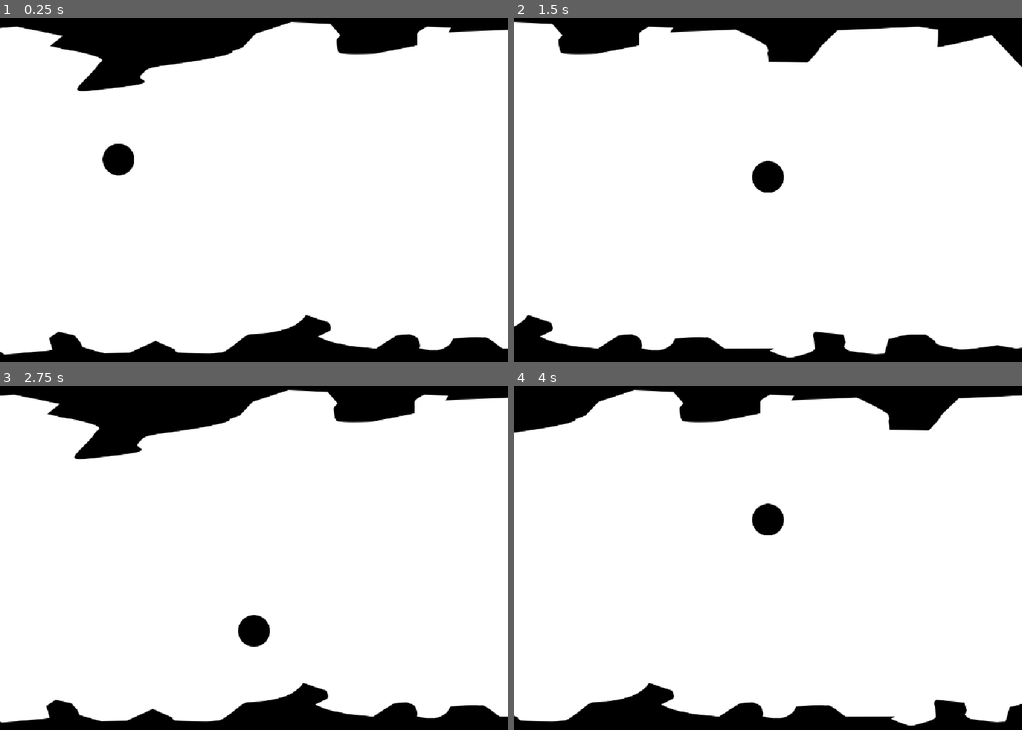
Above: before the commit, frames 1-4 (two rows, left to right).
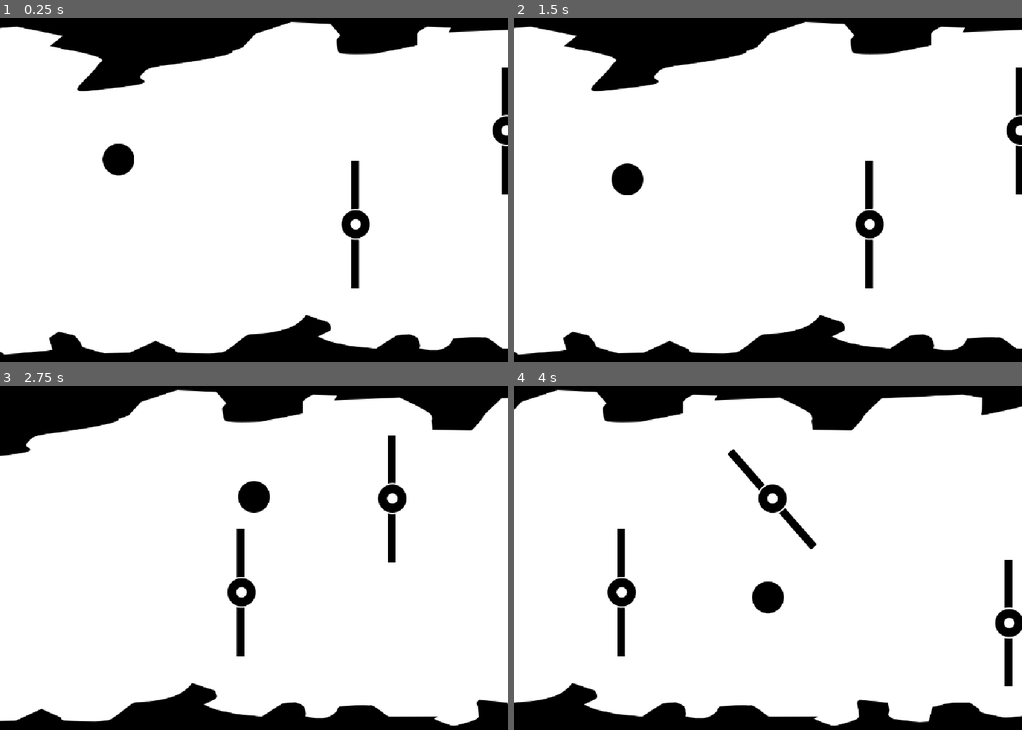
Above: after the commit, the same moments.

Repository: animastralis/trijam-ricochet
Game: Godot game, scene res://assets/world_new.tscn
The game is run twice, just before and just after one commit, with the same random seed, the same clock (stepped at 60 frames per second) and the same inputs.
Inputs (mouse positions are in pixels of both pictures, inside the frame that each line leads up to):
- Up to frame 1 (0.25 s): no input
- Up to frame 2 (1.5 s): move the mouse to (879, 169) at 0.52 s; click (879, 169) at 0.67 s; move the mouse to (666, 207) at 1.27 s; click (666, 207) at 1.42 s
- Up to frame 3 (2.75 s): move the mouse to (304, 472) at 2.02 s; click (304, 472) at 2.17 s
- Up to frame 4 (4 s): move the mouse to (742, 633) at 2.77 s; click (742, 633) at 2.92 s; move the mouse to (920, 613) at 3.52 s; click (920, 613) at 3.67 s

The runs differ from the first frame. In frame 1, 1.3% of the frame differs, in the area x 67-100%, y 14-79%; in frame 2, 12%; in frame 3, 14%, in the area x 0-100%, y 1-99%; in frame 4, 13%.

Commit message:
Added spinners

Diff:
--- /dev/null
+++ b/assets/spinner_four.tscn
@@ -0,0 +1,48 @@
+[gd_scene format=3 uid="uid://h4vfbq1dyy35"]
+
+[ext_resource type="Texture2D" uid="uid://byiqm4kkmi3nb" path="res://assets/4_spinner.png" id="1_1ewtb"]
+
+[sub_resource type="PhysicsMaterial" id="PhysicsMaterial_d5hou"]
+friction = 0.21
+bounce = 1.0
+
+[sub_resource type="RectangleShape2D" id="RectangleShape2D_d5hou"]
+size = Vector2(259, 19)
+
+[sub_resource type="PhysicsMaterial" id="PhysicsMaterial_n1rsp"]
+friction = 0.21
+bounce = 1.0
+
+[sub_resource type="CircleShape2D" id="CircleShape2D_n1rsp"]
+radius = 32.0
+
+[node name="SpinnerFour" type="Node2D" unique_id=906326520]
+
+[node name="Spinner" type="RigidBody2D" parent="." unique_id=1997880017]
+mass = 2.5
+physics_material_override = SubResource("PhysicsMaterial_d5hou")
+gravity_scale = 0.0
+
+[node name="Sprite2D" type="Sprite2D" parent="Spinner" unique_id=569632317]
+texture = ExtResource("1_1ewtb")
+offset = Vector2(0.5, 0.5)
+
+[node name="CollisionShape2D" type="CollisionShape2D" parent="Spinner" unique_id=1727885930]
+position = Vector2(0.5, 1.5)
+shape = SubResource("RectangleShape2D_d5hou")
+
+[node name="CollisionShape2D2" type="CollisionShape2D" parent="Spinner" unique_id=1306371889]
+position = Vector2(0.5, 1.5)
+rotation = 1.5707964
+shape = SubResource("RectangleShape2D_d5hou")
+
+[node name="SpinnerBase" type="StaticBody2D" parent="." unique_id=22354732]
+physics_material_override = SubResource("PhysicsMaterial_n1rsp")
+
+[node name="CollisionShape2D" type="CollisionShape2D" parent="SpinnerBase" unique_id=2011135885]
+position = Vector2(0.5, 0.5)
+shape = SubResource("CircleShape2D_n1rsp")
+
+[node name="PinJoint2D" type="PinJoint2D" parent="." unique_id=865319182]
+node_a = NodePath("../Spinner")
+node_b = NodePath("../SpinnerBase")
--- /dev/null
+++ b/assets/spinner_two.tscn
@@ -0,0 +1,43 @@
+[gd_scene format=3 uid="uid://bv3b3t5yav3v5"]
+
+[ext_resource type="Texture2D" uid="uid://0g0edmdu7f1l" path="res://assets/2_spinner.png" id="1_n1rsp"]
+
+[sub_resource type="PhysicsMaterial" id="PhysicsMaterial_d5hou"]
+friction = 0.21
+bounce = 1.0
+
+[sub_resource type="RectangleShape2D" id="RectangleShape2D_d5hou"]
+size = Vector2(259, 19)
+
+[sub_resource type="PhysicsMaterial" id="PhysicsMaterial_n1rsp"]
+friction = 0.21
+bounce = 1.0
+
+[sub_resource type="CircleShape2D" id="CircleShape2D_n1rsp"]
+radius = 32.0
+
+[node name="SpinnerTwo" type="Node2D" unique_id=906326520]
+
+[node name="Spinner" type="RigidBody2D" parent="." unique_id=1997880017]
+mass = 2.5
+physics_material_override = SubResource("PhysicsMaterial_d5hou")
+gravity_scale = 0.0
+
+[node name="Sprite2D" type="Sprite2D" parent="Spinner" unique_id=569632317]
+texture = ExtResource("1_n1rsp")
+offset = Vector2(0.5, 0.5)
+
+[node name="CollisionShape2D" type="CollisionShape2D" parent="Spinner" unique_id=1727885930]
+position = Vector2(0.5, 1.5)
+shape = SubResource("RectangleShape2D_d5hou")
+
+[node name="SpinnerBase" type="StaticBody2D" parent="." unique_id=22354732]
+physics_material_override = SubResource("PhysicsMaterial_n1rsp")
+
+[node name="CollisionShape2D" type="CollisionShape2D" parent="SpinnerBase" unique_id=2011135885]
+position = Vector2(0.5, 0.5)
+shape = SubResource("CircleShape2D_n1rsp")
+
+[node name="PinJoint2D" type="PinJoint2D" parent="." unique_id=865319182]
+node_a = NodePath("../Spinner")
+node_b = NodePath("../SpinnerBase")
--- a/assets/world_new.tscn
+++ b/assets/world_new.tscn
@@ -2,15 +2,32 @@
 
 [ext_resource type="PackedScene" uid="uid://dncgapbmtdf67" path="res://assets/level.tscn" id="1_46wd2"]
 [ext_resource type="Script" uid="uid://oe8fetmi614e" path="res://assets/main_camera.gd" id="2_yuw8b"]
+[ext_resource type="PackedScene" uid="uid://h4vfbq1dyy35" path="res://assets/spinner_four.tscn" id="3_31uk1"]
 [ext_resource type="PackedScene" uid="uid://5i0vpfe0ibe3" path="res://assets/ball.tscn" id="3_rhl8q"]
+[ext_resource type="PackedScene" uid="uid://bv3b3t5yav3v5" path="res://assets/spinner_two.tscn" id="3_xolv8"]
 
 [node name="WorldNew" type="Node2D" unique_id=707432781]
 
 [node name="Level" parent="." unique_id=266923489 instance=ExtResource("1_46wd2")]
 
+[node name="SpinnerTwo" parent="Level" unique_id=906326520 instance=ExtResource("3_xolv8")]
+position = Vector2(717, 457)
+rotation = 1.5707964
+
+[node name="SpinnerTwo2" parent="Level" unique_id=1195528985 instance=ExtResource("3_xolv8")]
+position = Vector2(1021, 268)
+rotation = 1.5707964
+
+[node name="SpinnerTwo3" parent="Level" unique_id=1248206846 instance=ExtResource("3_xolv8")]
+position = Vector2(1498, 519)
+rotation = 1.5707964
+
+[node name="SpinnerFour" parent="Level" unique_id=2088671688 instance=ExtResource("3_31uk1")]
+position = Vector2(1909, 394)
+
 [node name="Ball" parent="." unique_id=1954331888 instance=ExtResource("3_rhl8q")]
 position = Vector2(239, 298)
-boost_strength = 2000.0
+boost_strength = 1300.0
 
 [node name="MainCamera" type="Camera2D" parent="." unique_id=496208871 node_paths=PackedStringArray("ball")]
 limit_left = 0
